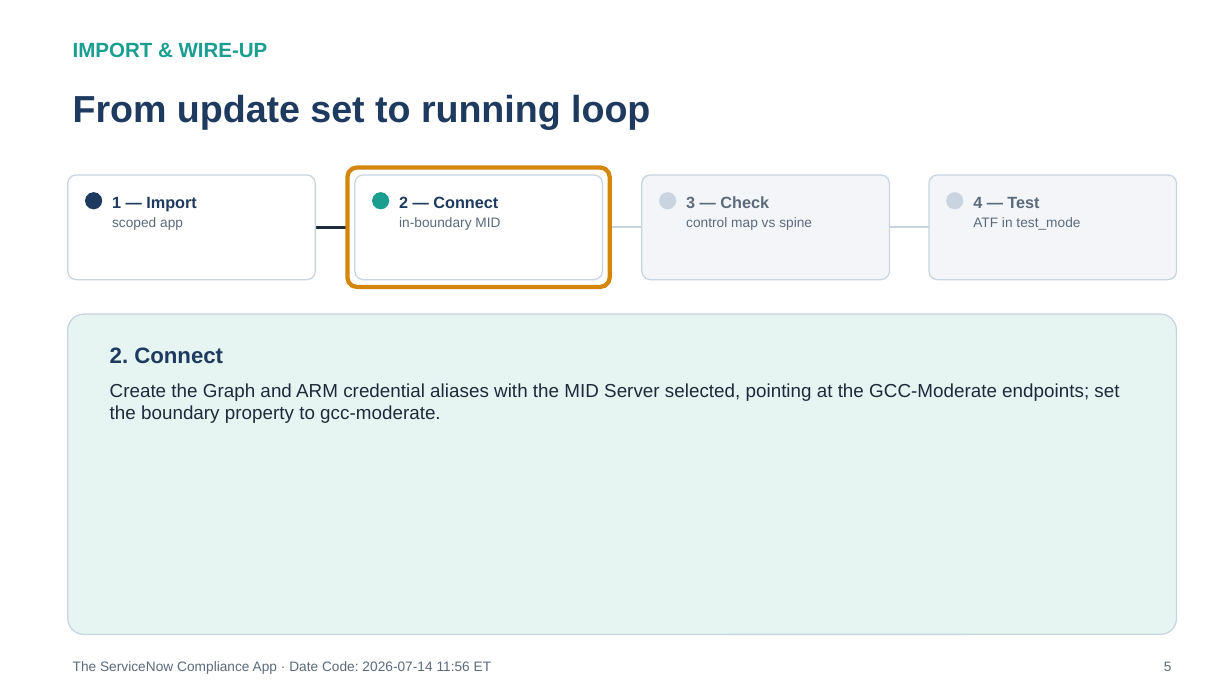
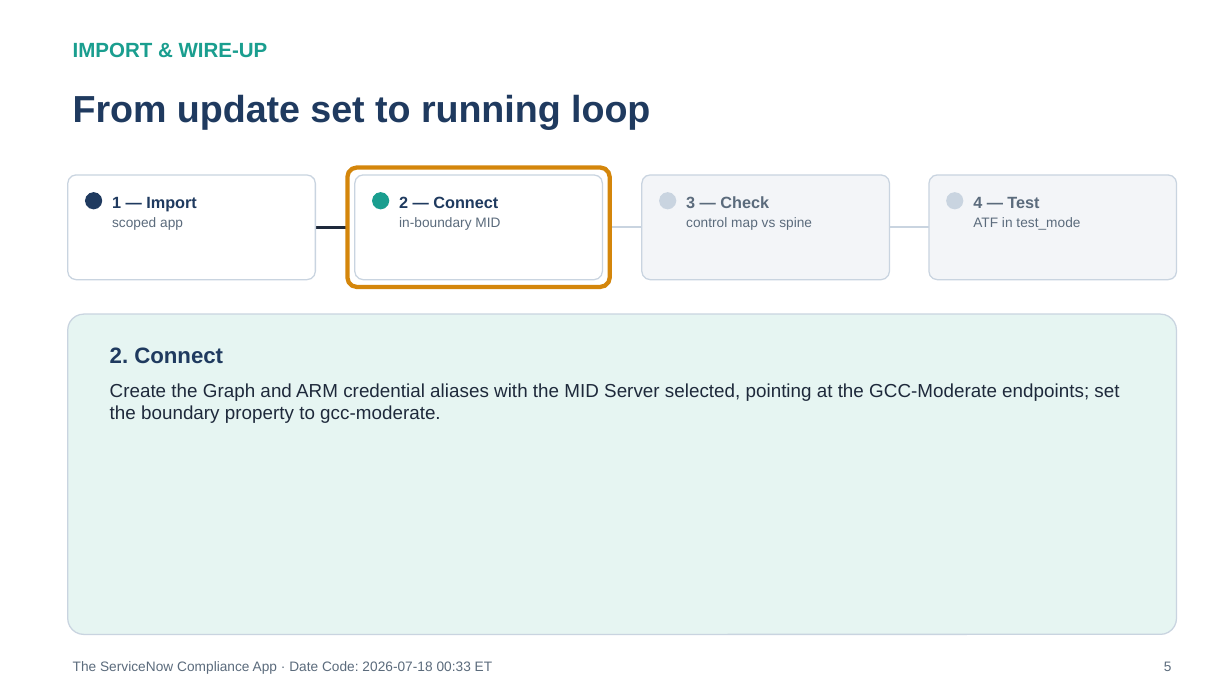
Before and after one commit to WhalerMike/uiao, a slide deck: slide 5 of docs/customer-documents/federal-aan-series/Vol_VII_Book_05_FedAAN_ServiceNow_Compliance_App.pptx. Drawn at 1232x693 pixels with LibreOffice and Linux fonts; fonts in the diff are those of the drawing. Boxes give left, top, right and bottom in pixels: in the first picture for what was removed or moved away, otherwise in the second. Text is boxed around its words. In the diff, an @@ line names an element or a change of style, - is before the commit and + after.

```diff
--- a/docs/customer-documents/federal-aan-series/Vol_VII_Book_05_FedAAN_ServiceNow_Compliance_App.pptx
+++ b/docs/customer-documents/federal-aan-series/Vol_VII_Book_05_FedAAN_ServiceNow_Compliance_App.pptx
@@ text at (73, 661, 493, 674): text changed @@
-The ServiceNow Compliance App · Date Code: 2026-07-14 11:56 ET
+The ServiceNow Compliance App · Date Code: 2026-07-18 00:33 ET
```
Also in this commit, not shown: 8 other slides changed, 3 other files.
